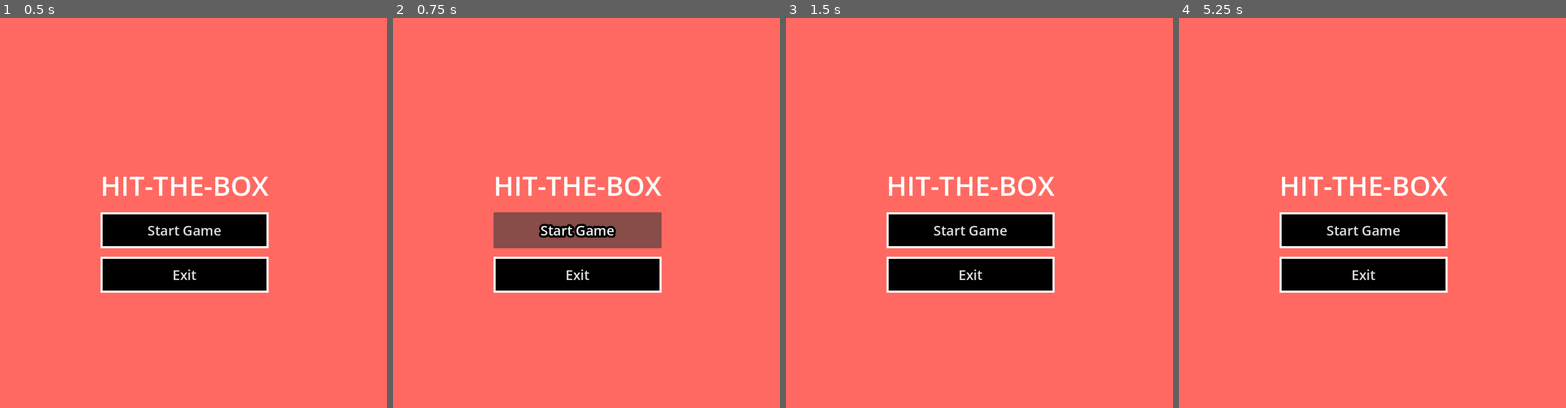
Above: before the commit, frames 1-4 (left to right).
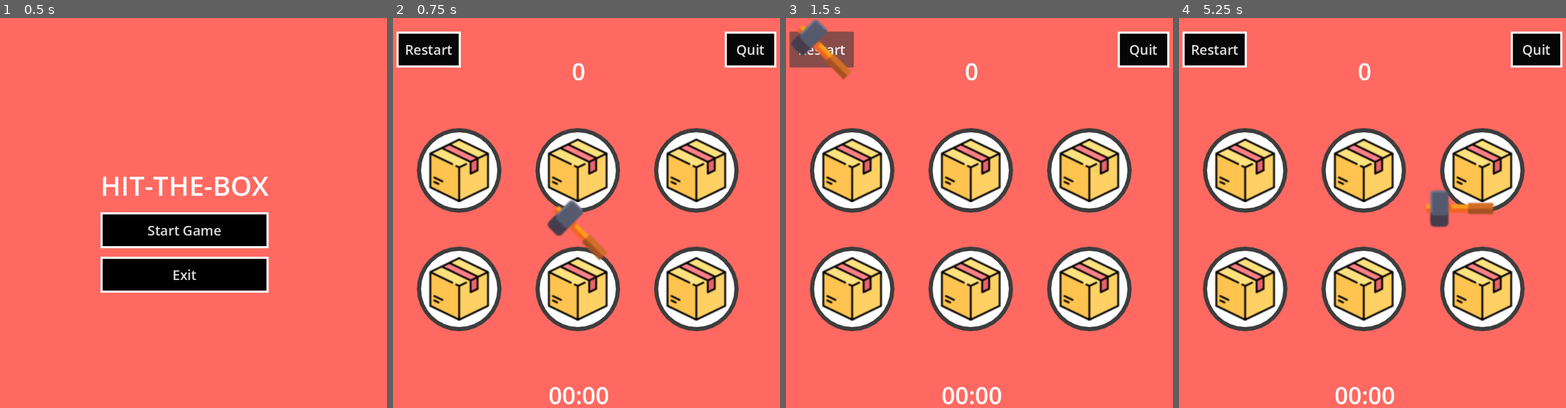
Above: after the commit, the same moments.

Repository: ankit-suman-07/GODOT_HitTheBox
Game: Godot game, scene res://scenes/main_menu.tscn
The game is run twice, just before and just after one commit, with the same random seed, the same clock (stepped at 60 frames per second) and the same inputs. Before the commit the project has no main scene; this scene is started directly in both runs.
Inputs (mouse positions are in pixels of both pictures, inside the frame that each line leads up to):
- Up to frame 1 (0.5 s): no input
- Up to frame 2 (0.75 s): click "Start Game" at 0.5 s
- Up to frame 3 (1.5 s): click (820, 49) at 1.25 s, where only the run after the commit has a clickable "Restart"
- Up to frame 4 (5.25 s): click (1364, 228) at 2 s, where only the run before the commit has a clickable "Start Game"; click (1213, 49) at 2.75 s, where only the run after the commit has a clickable "Restart"; click (1213, 49) at 3.5 s, where only the run after the commit has a clickable "Restart"; click (1364, 228) at 4.25 s, where only the run before the commit has a clickable "Start Game"; tap Enter at 5 s; move the mouse to (1457, 209) at 5.02 s; click (1457, 209) at 5.17 s

Frame 1 is identical in both runs. In frame 2, 32% of the frame differs, in the area x 0-100%, y 3-100%; in frame 3, 32%; in frame 4, 32%.

Commit message:
Make btn functional and add cursor animation

Diff:
--- a/project.godot
+++ b/project.godot
@@ -11,6 +11,7 @@
 [application]
 
 config/name="HitTheBox"
+run/main_scene="uid://80m224ih2h2g"
 config/features=PackedStringArray("4.6", "GL Compatibility")
 config/icon="res://icon.svg"
 
@@ -18,7 +19,6 @@
 
 window/size/viewport_width=1000
 window/size/viewport_height=1000
-mouse_cursor/custom_image="uid://nfwbjc82fh7v"
 
 [physics]
 
--- a/scenes/game_screen_scene.tscn
+++ b/scenes/game_screen_scene.tscn
@@ -1,6 +1,8 @@
 [gd_scene format=3 uid="uid://dkawam6jomf6g"]
 
+[ext_resource type="Script" uid="uid://dra2sb8i2tpab" path="res://scripts/game_screen_scene.gd" id="1_cc88a"]
 [ext_resource type="PackedScene" uid="uid://b4700dtc4de0q" path="res://scenes/panel_hole.tscn" id="1_f0jwt"]
+[ext_resource type="Texture2D" uid="uid://nfwbjc82fh7v" path="res://assets/hammer.png" id="3_m55bb"]
 
 [sub_resource type="StyleBoxFlat" id="StyleBoxFlat_f0jwt"]
 content_margin_left = 20.0
@@ -23,6 +25,7 @@
 grow_vertical = 2
 size_flags_horizontal = 3
 size_flags_vertical = 3
+script = ExtResource("1_cc88a")
 
 [node name="score" type="RichTextLabel" parent="." unique_id=375604137]
 layout_mode = 0
@@ -108,3 +111,10 @@
 theme_override_styles/normal = SubResource("StyleBoxFlat_f0jwt")
 text = "Quit
 "
+
+[node name="Hammer" type="Sprite2D" parent="." unique_id=465474573]
+scale = Vector2(3, 3)
+texture = ExtResource("3_m55bb")
+
+[connection signal="pressed" from="RestartBtn" to="." method="_on_restart_btn_pressed"]
+[connection signal="pressed" from="QuitBtn" to="." method="_on_quit_btn_pressed"]
--- a/scenes/main_menu.tscn
+++ b/scenes/main_menu.tscn
@@ -1,4 +1,6 @@
 [gd_scene format=3 uid="uid://80m224ih2h2g"]
+
+[ext_resource type="Script" uid="uid://6oq72i3vhplh" path="res://scripts/main_menu.gd" id="1_l6cm7"]
 
 [sub_resource type="StyleBoxFlat" id="StyleBoxFlat_vue75"]
 content_margin_left = 20.0
@@ -19,6 +21,7 @@
 anchor_bottom = 1.0
 grow_horizontal = 2
 grow_vertical = 2
+script = ExtResource("1_l6cm7")
 
 [node name="CenterContainer" type="CenterContainer" parent="." unique_id=769779688]
 layout_mode = 1
@@ -57,3 +60,6 @@
 theme_override_font_sizes/font_size = 32
 theme_override_styles/normal = SubResource("StyleBoxFlat_vue75")
 text = "Exit"
+
+[connection signal="pressed" from="CenterContainer/VBoxContainer2/VBoxContainer/StartGameBtn" to="." method="_on_start_game_btn_pressed"]
+[connection signal="pressed" from="CenterContainer/VBoxContainer2/VBoxContainer/QuitGameBtn" to="." method="_on_quit_game_btn_pressed"]
--- /dev/null
+++ b/scripts/game_screen_scene.gd
@@ -0,0 +1,46 @@
+extends Control
+
+@onready var hammer = $Hammer
+@onready var score_label = $score
+@onready var timer_label = $timer
+
+var is_hitting = false
+
+# Called when the node enters the scene tree for the first time.
+func _ready() -> void:
+	pass # Replace with function body.
+
+
+# Called every frame. 'delta' is the elapsed time since the previous frame.
+func _process(delta: float) -> void:
+	hammer.global_position = get_global_mouse_position()
+
+func _input(event):
+	if event is InputEventMouseButton:
+		if event.button_index == MOUSE_BUTTON_LEFT and event.pressed:
+			hit_animation()
+
+func hit_animation():
+	if is_hitting:
+		return
+
+	is_hitting = true
+
+	# Rotate down (hit)
+	hammer.rotation_degrees = -45
+	hammer.scale = Vector2(3, 3)
+
+	await get_tree().create_timer(0.08).timeout
+
+	# Return to normal
+	hammer.rotation_degrees = 0
+	hammer.scale = Vector2(3, 3)
+
+	is_hitting = false
+
+func _on_restart_btn_pressed() -> void:
+	get_tree().reload_current_scene()
+
+
+func _on_quit_btn_pressed() -> void:
+	get_tree().change_scene_to_file("res://scenes/main_menu.tscn")
--- /dev/null
+++ b/scripts/main_menu.gd
@@ -0,0 +1,19 @@
+extends Control
+
+var is_hitting = false
+
+# Called when the node enters the scene tree for the first time.
+func _ready() -> void:
+	pass # Replace with function body.
+
+
+# Called every frame. 'delta' is the elapsed time since the previous frame.
+func _process(delta: float) -> void:
+	pass
+
+func _on_start_game_btn_pressed() -> void:
+	get_tree().change_scene_to_file("res://scenes/game_screen_scene.tscn")
+
+
+func _on_quit_game_btn_pressed() -> void:
+	get_tree().quit()
Binary file changed: assets/hammer.png
Binary file added: assets/hammer_titl.png
Not shown, added: assets/hammer_titl.png.import
Not shown, added: scripts/game_screen_scene.gd.uid
Not shown, added: scripts/main_menu.gd.uid
Not shown, changed: .DS_Store
Not shown, changed: assets/.DS_Store
